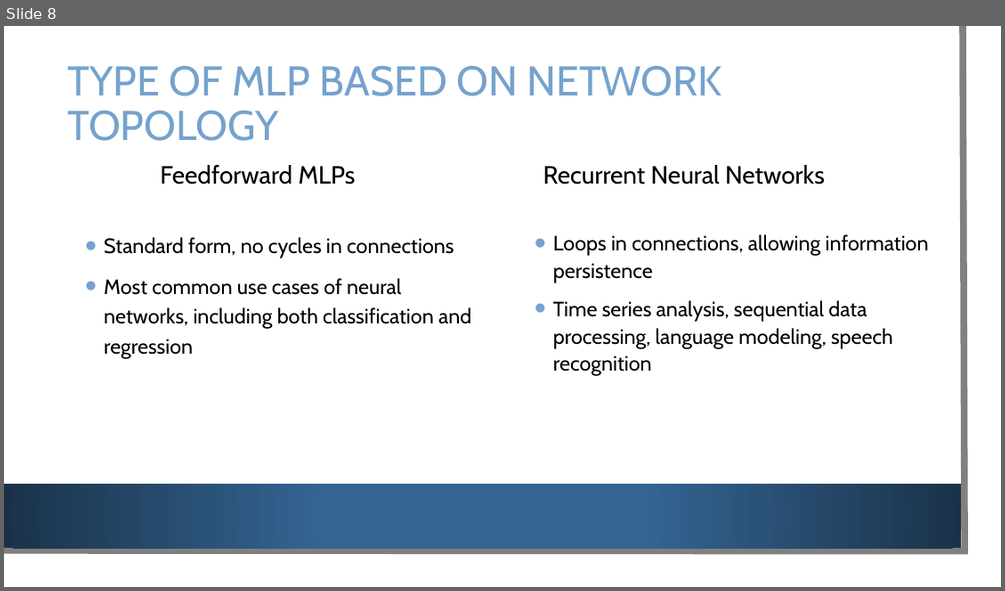
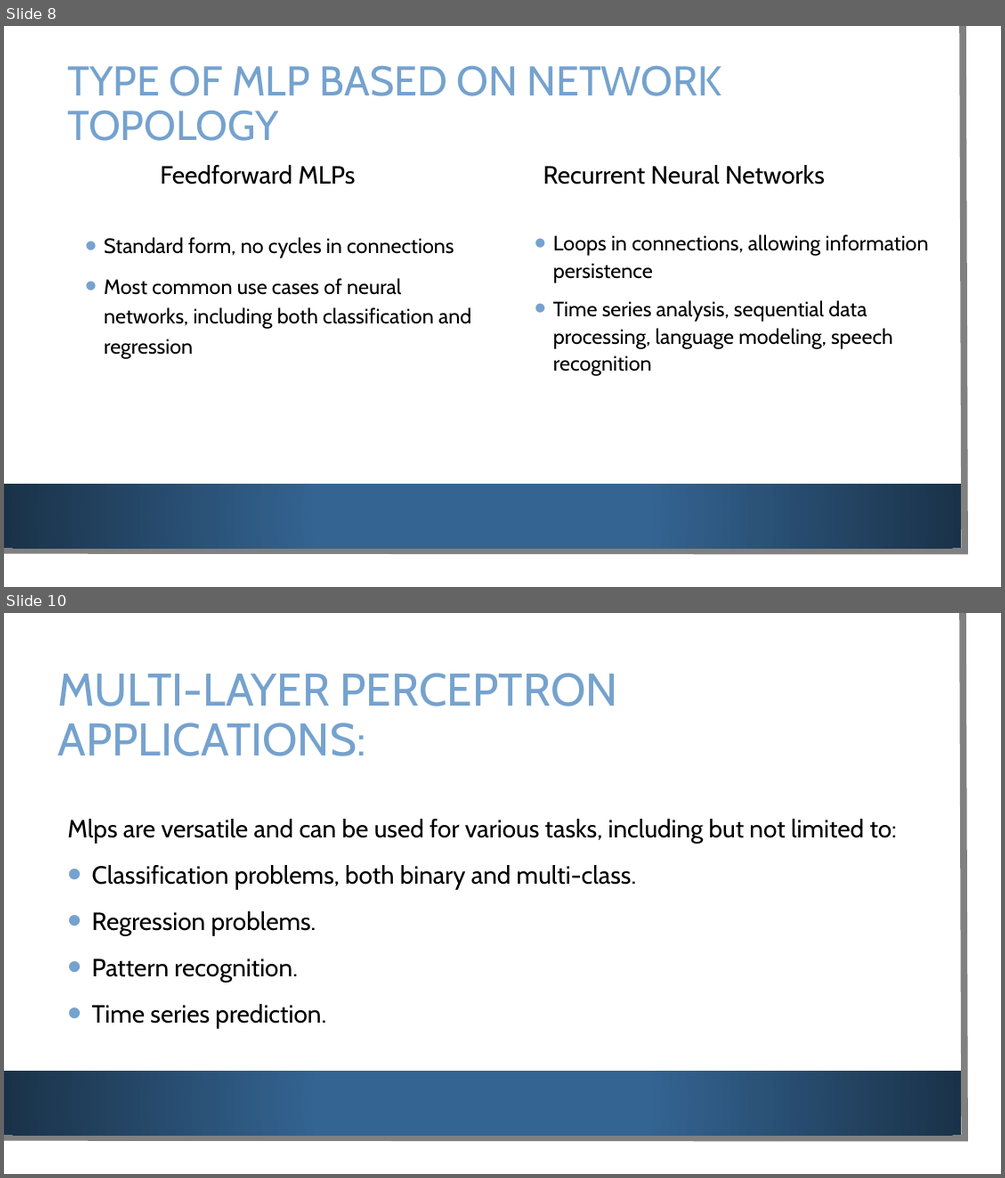
Before and after one commit to SajidMajeed92/PGD-Deep-Learning-2024, a slide deck: Lectures/MLP.pptx. Shown one above the other, each under a label of ours: slide 8 before the commit, slides 8 and 10 after it; the slides between them are not shown. The pictures are 1005x591 and 1005x1178 pixels, drawn with LibreOffice and Linux fonts; fonts in the diff are those of the drawing; background and template pictures are left out. Boxes give left, top, right and bottom in pixels: in the first picture for what was removed or moved away, otherwise in the second. Text is boxed around its words. In the diff, an @@ line names an element or a change of style, - is before the commit and + after.

```diff
--- a/Lectures/MLP.pptx
+++ b/Lectures/MLP.pptx
@@ slide 10 added at [4,613,1001,1174], background picture (left out); not listed: 3 template elements that a slide beside it also shows @@
@@ title added at [57,673,618,756], 44 pt, text #75A2CE @@
+MULTI-LAYER PERCEPTRON APPLICATIONS:
@@ text added at [67,819,897,1028], 24 pt, text #000000 @@
+Mlps are versatile and can be used for various tasks, including but not limited to:
+• Classification problems, both binary and multi-class.
+• Regression problems.
+• Pattern recognition.
+• Time series prediction.
```
Also in this commit, not shown: 7 other slides added, 1 other file.
